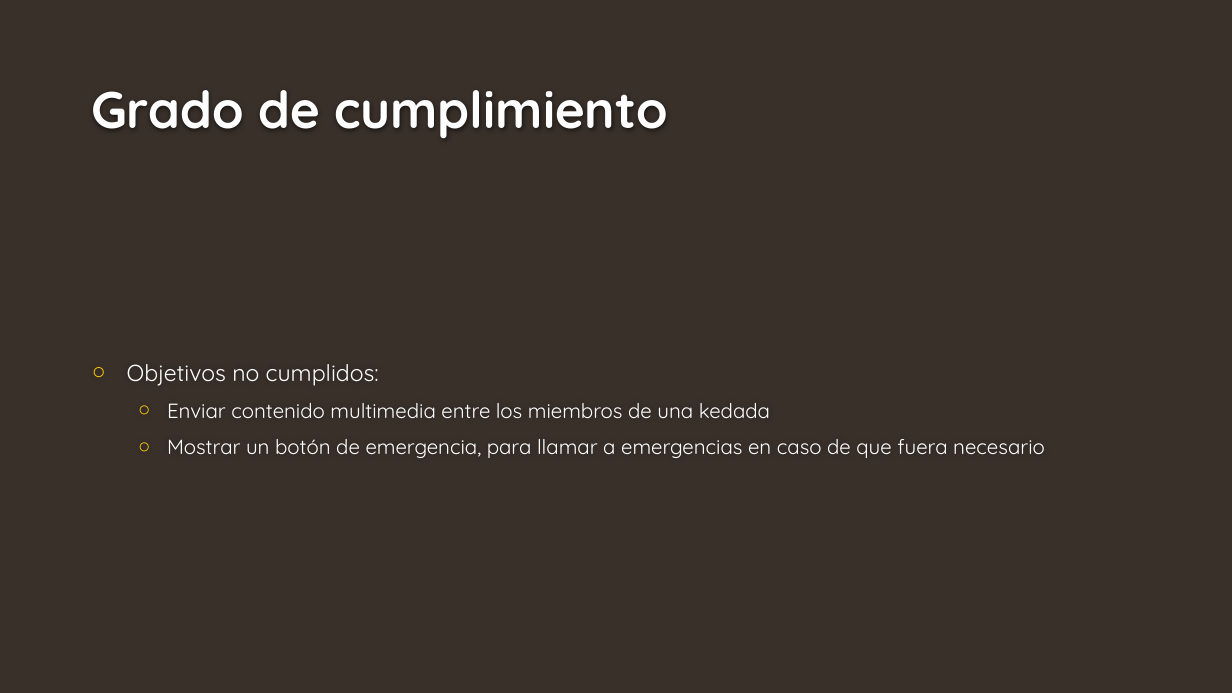
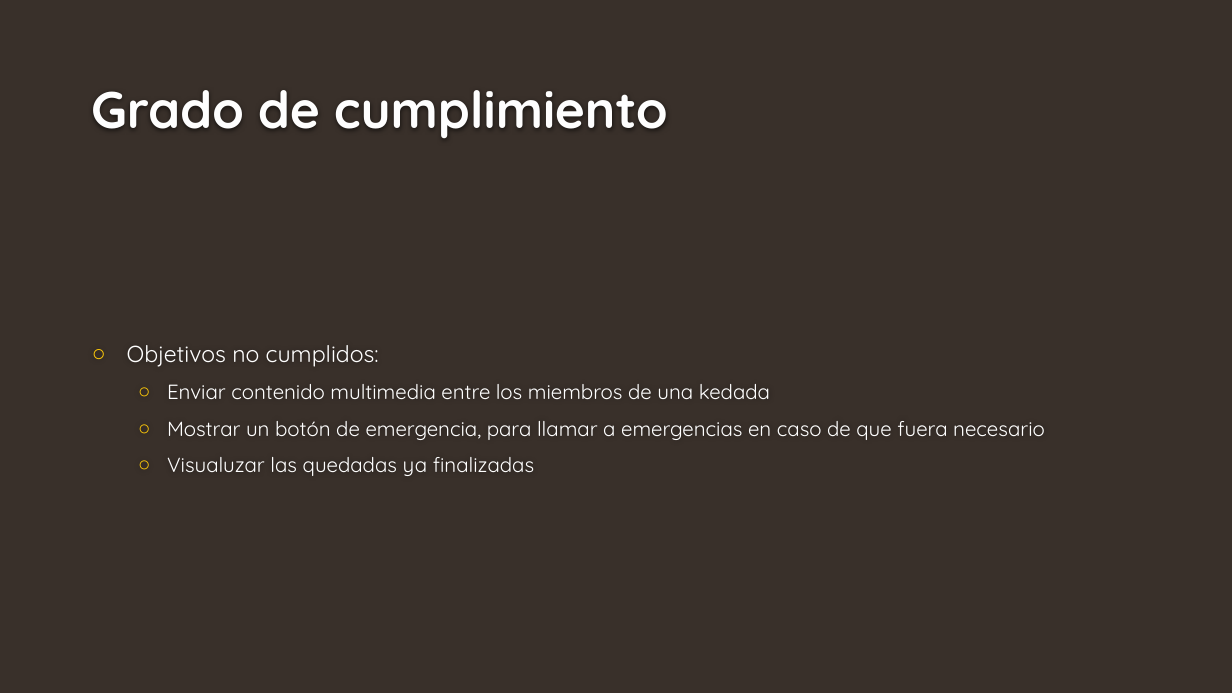
Before and after one commit to iechavarri/AppARO, a slide deck: slide 6 of Presentacion final/Kedadas.pptx. Drawn at 1232x693 pixels with LibreOffice and Linux fonts; fonts in the diff are those of the drawing; background and template pictures are left out. Boxes give left, top, right and bottom in pixels: in the first picture for what was removed or moved away, otherwise in the second. Text is boxed around its words. In the diff, an @@ line names an element or a change of style, - is before the commit and + after.

```diff
--- a/Presentacion final/Kedadas.pptx
+++ b/Presentacion final/Kedadas.pptx
@@ text at box(167, 457, 534, 476): paragraph added @@
+  ○ Visualuzar las quedadas ya finalizadas
```
Also in this commit, not shown: 4 other slides changed.
